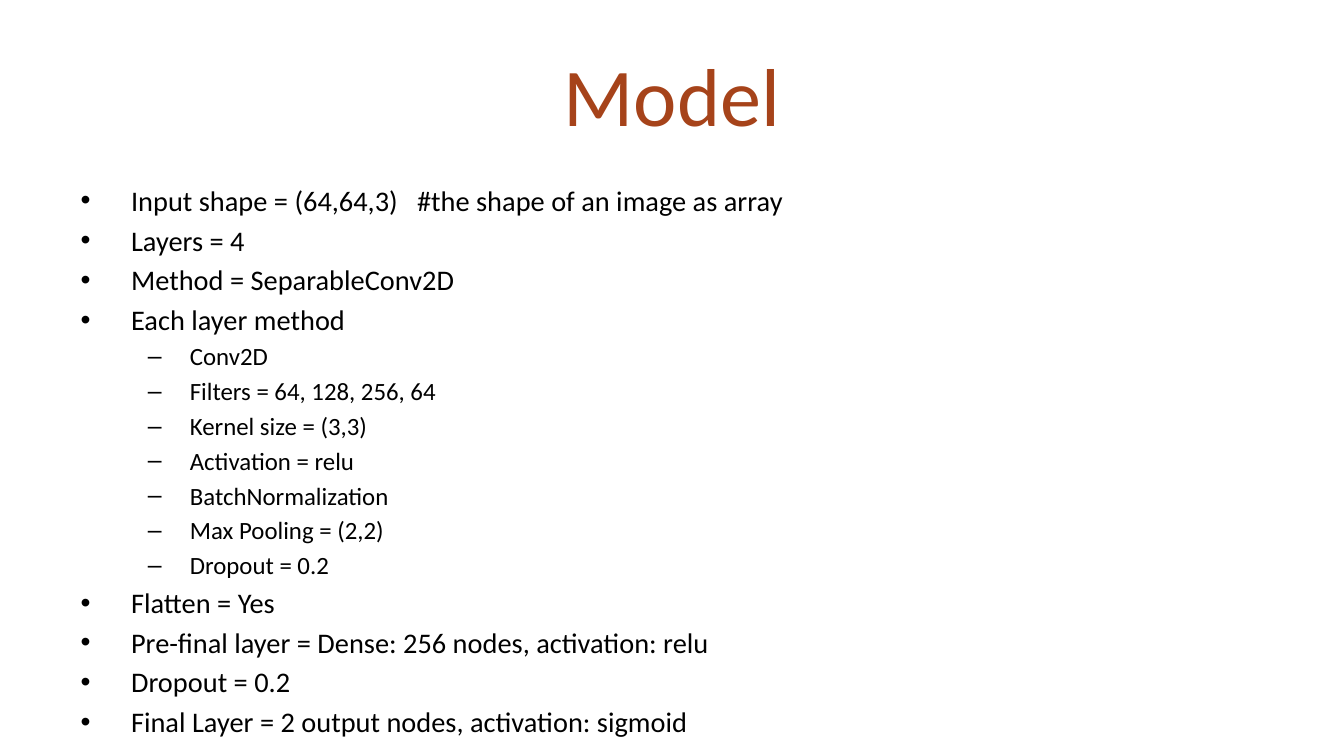
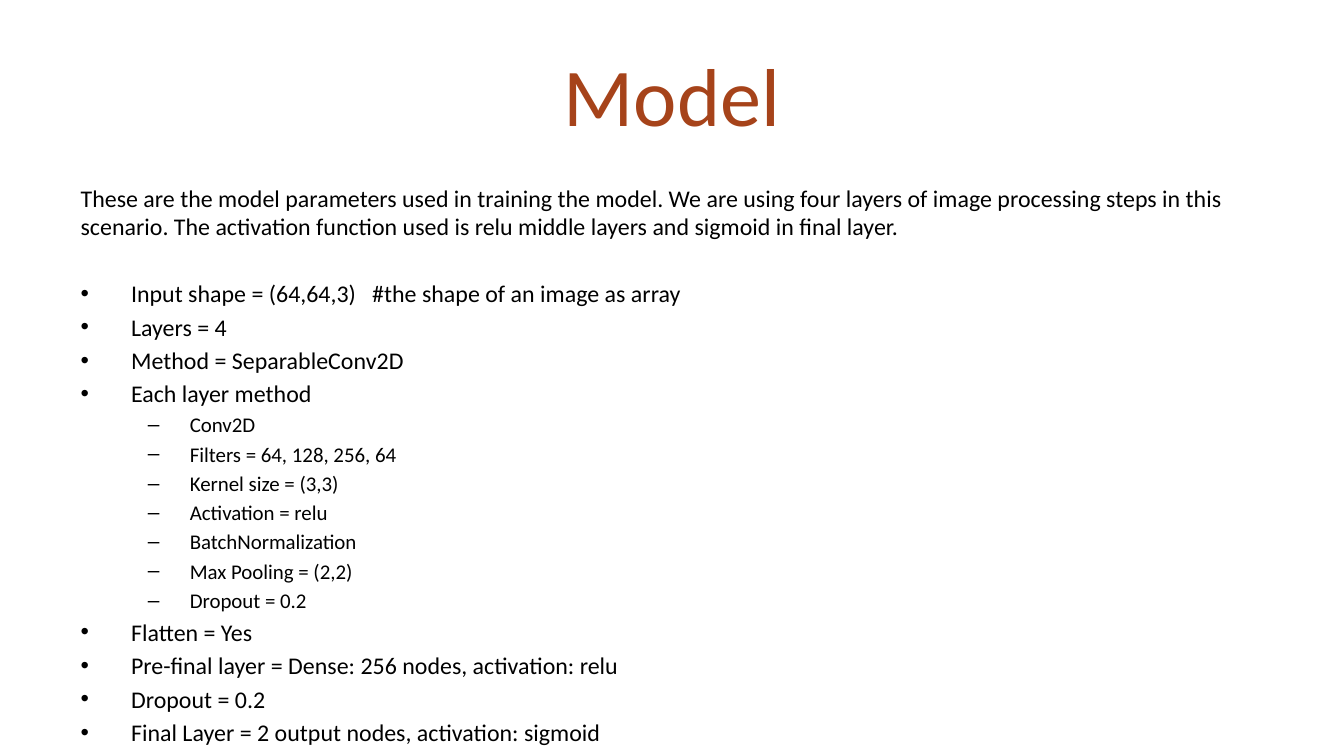
Before and after one commit to vaibhagarwal/Projects, a slide deck: slide 11 of Image_Classifcation_keras/Malaria_prediction_Presentation.pptx. Drawn at 1344x756 pixels with LibreOffice and Linux fonts; fonts in the diff are those of the drawing. Boxes give left, top, right and bottom in pixels: in the first picture for what was removed or moved away, otherwise in the second. Text is boxed around its words. In the diff, an @@ line names an element or a change of style, - is before the commit and + after.

```diff
--- a/Image_Classifcation_keras/Malaria_prediction_Presentation.pptx
+++ b/Image_Classifcation_keras/Malaria_prediction_Presentation.pptx
@@ text at [81,190,1221,239]: paragraph added @@
+These are the model parameters used in training the model. We are using four layers of image processing steps in this scenario. The activation function used is relu middle layers and sigmoid in final layer.
@@ text at [131,284,681,745]: size 15.2 to 12.8 pt in "Input shape = (64,64,3) #the shape of ...", "Layers = 4", "Method = SeparableConv2D", "Each layer method" and 4 more places; size 13.3 to 11.2 pt in "Conv2D", "Filters = 64, 128, 256, 64", "Kernel size = (3,3)", "Activation = relu" and 3 more places @@
```
Also in this commit, not shown: 8 other slides changed, 1 slide added, 1 slide removed, 1 other file.
